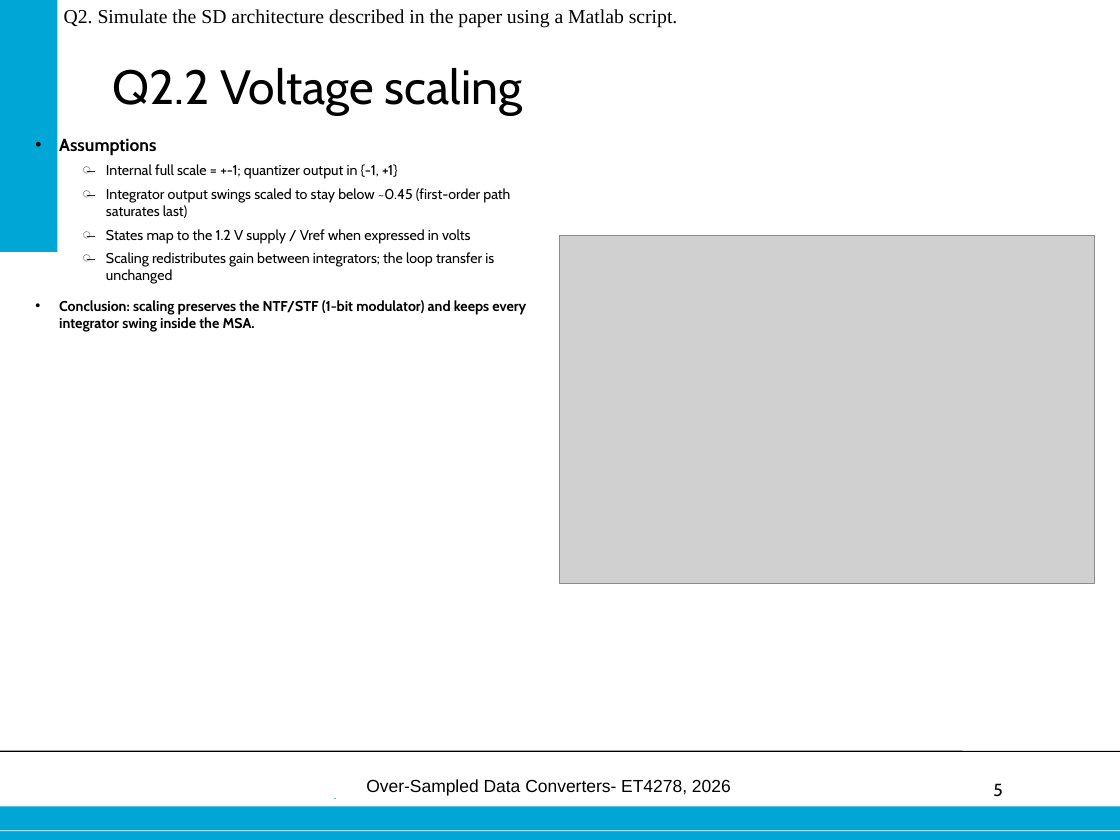
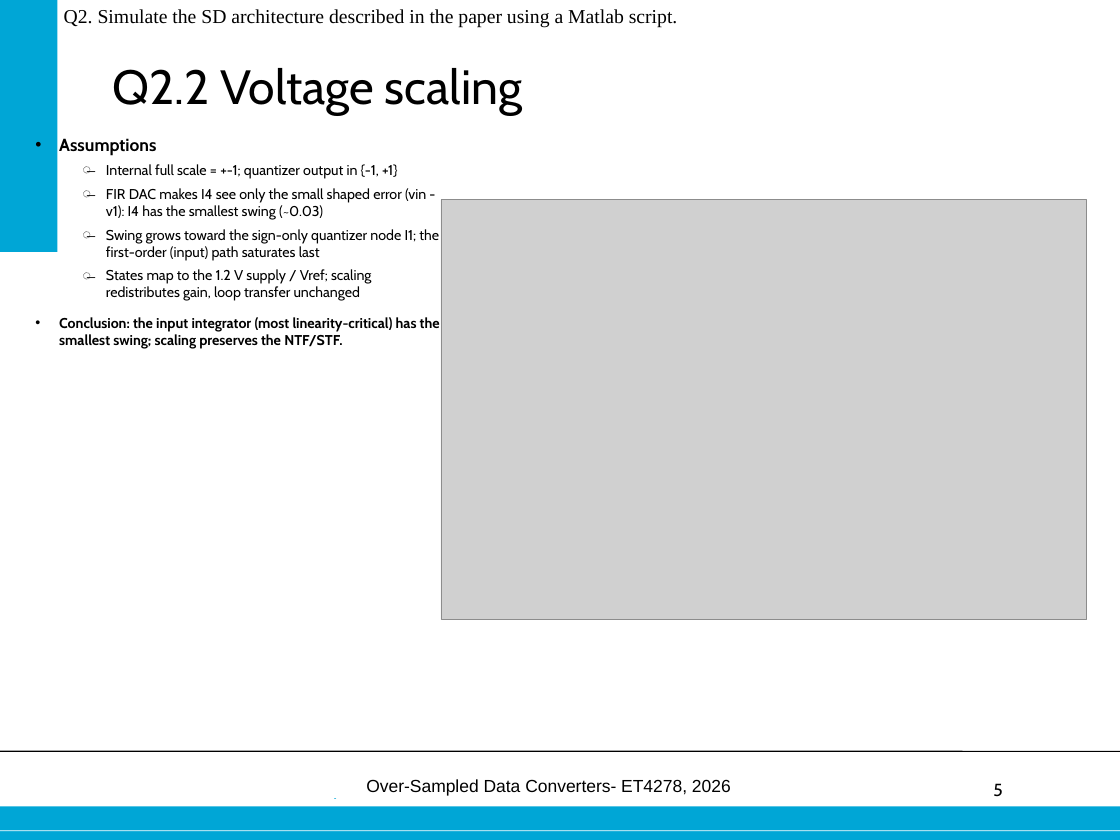
Before and after one commit to danieltyukov/tud-over-sampled-data-converters, a slide deck: slide 5 of practical-exam/Final_oral_exam_Daniel_Tyukov_5714699.pptx. Drawn at 1120x840 pixels with LibreOffice and Linux fonts; fonts in the diff are those of the drawing; grey boxes stand for pictures; background and template pictures are left out. Boxes give left, top, right and bottom in pixels: in the first picture for what was removed or moved away, otherwise in the second. Text is boxed around its words. In the diff, an @@ line names an element or a change of style, - is before the commit and + after.

Commit message:
Update practical exam materials: replace PDF and PPTX files, enhance MATLAB scripts, and update result images

```diff
--- a/practical-exam/Final_oral_exam_Daniel_Tyukov_5714699.pptx
+++ b/practical-exam/Final_oral_exam_Daniel_Tyukov_5714699.pptx
@@ text at (59, 188, 440, 348): text changed @@
-  ̶ Integrator output swings scaled to stay below ~0.45 (first-order path saturates last)
-  ̶ States map to the 1.2 V supply / Vref when expressed in volts
-  ̶ Scaling redistributes gain between integrators; the loop transfer is unchanged
-• Conclusion: scaling preserves the NTF/STF (1-bit modulator) and keeps every integrator swing inside the MSA.
+  ̶ FIR DAC makes I4 see only the small shaped error (vin - v1): I4 has the smallest swing (~0.03)
+  ̶ Swing grows toward the sign-only quantizer node I1; the first-order (input) path saturates last
+  ̶ States map to the 1.2 V supply / Vref; scaling redistributes gain, loop transfer unchanged
+• Conclusion: the input integrator (most linearity-critical) has the smallest swing; scaling preserves the NTF/STF.
@@ picture: place and size @@
-picture at (559, 235, 1095, 584)
+picture at (441, 200, 1087, 620)
```
Also in this commit, not shown: 5 other slides changed, 8 other files.
